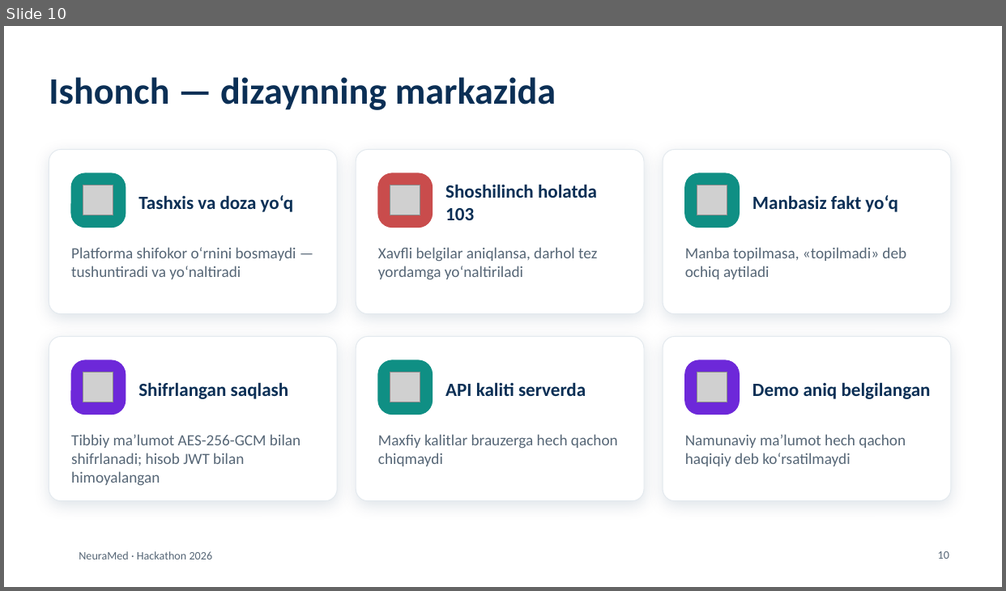
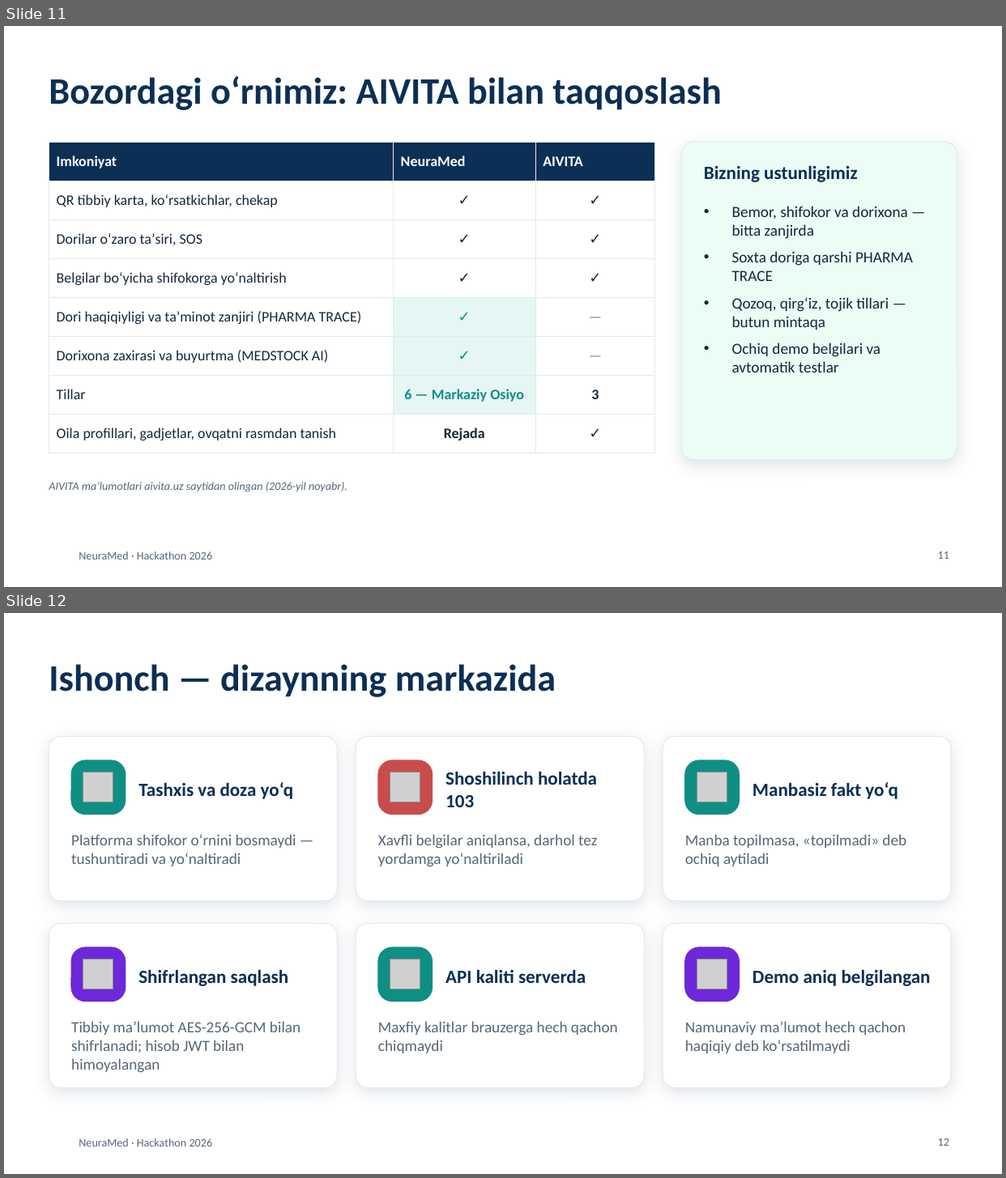
Before and after one commit to umarxon-008/umarxon-008, a slide deck: NeuraMed/taqdimot/NeuraMed-taqdimot.pptx. Shown one above the other, each under a label of ours: slide 10 before the commit, slides 11 and 12 after it. The pictures are 1006x591 and 1006x1178 pixels, drawn with LibreOffice and Linux fonts; fonts in the diff are those of the drawing; grey boxes stand for pictures; background and template pictures are left out. Boxes give left, top, right and bottom in pixels: in the first picture for what was removed or moved away, otherwise in the second. Text is boxed around its words. In the diff, an @@ line names an element or a change of style, - is before the commit and + after.

```diff
--- a/NeuraMed/taqdimot/NeuraMed-taqdimot.pptx
+++ b/NeuraMed/taqdimot/NeuraMed-taqdimot.pptx
@@ slide 11 added at (4,26,1002,587), background picture (left out); not listed: 1 template element that a slide beside it also shows @@
@@ title added at (49,76,721,110), 36 pt, text #0B2F55, bold @@
+Bozordagi oʻrnimiz: AIVITA bilan taqqoslash
@@ table added at (49,142,655,444), 8 rows, 3 columns @@
+Imkoniyat | NeuraMed | AIVITA
+QR tibbiy karta, koʻrsatkichlar, chekap | ✓ | ✓
+Dorilar oʻzaro taʼsiri, SOS | ✓ | ✓
+Belgilar boʻyicha shifokorga yoʻnaltirish | ✓ | ✓
+Dori haqiqiyligi va taʼminot zanjiri (PHARMA TRACE) | ✓ | —
+Dorixona zaxirasi va buyurtma (MEDSTOCK AI) | ✓ | —
+Tillar | 6 — Markaziy Osiyo | 3
+Oila profillari, gadjetlar, ovqatni rasmdan tanish | Rejada | ✓
@@ rounded rectangle added at (681,142,957,460), fill #ECFDF5, outline #E3E9EE 0.75 pt @@
@@ text added at (704,165,858,182), 18 pt, text #0B2F55, bold @@
+Bizning ustunligimiz
@@ text added at (732,206,913,373), 15 pt, text #14283A @@
+• Bemor, shifokor va dorixona — bitta zanjirda
+• Soxta doriga qarshi PHARMA TRACE
+• Qozoq, qirgʻiz, tojik tillari — butun mintaqa
+• Ochiq demo belgilari va avtomatik testlar
@@ text added at (49,482,347,493), 11 pt, text #566676, italic @@
+AIVITA maʼlumotlari aivita.uz saytidan olingan (2026-yil noyabr).
@@ page number added at (938,552,949,559), 11 pt, text #566676 @@
+11
@@ what was slide 10 is now slide 12 @@
@@ page number at (938,1139,949,1146): text changed @@
-10
+12
```
Also in this commit, not shown: 4 slides changed, 1 other slide added.
